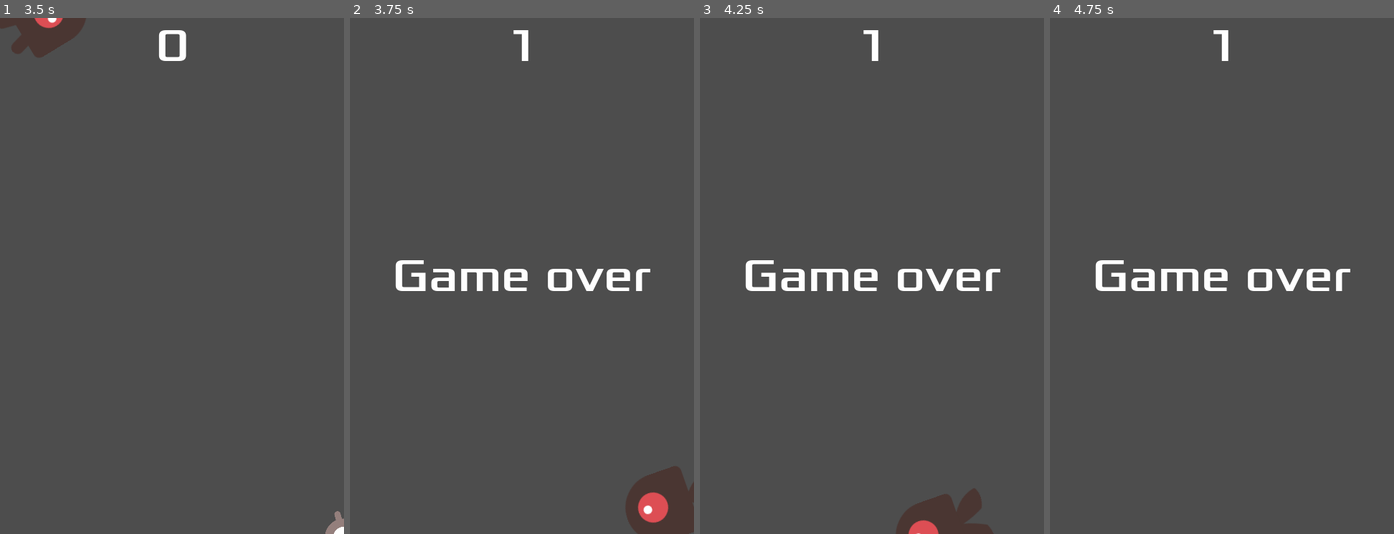
Above: before the commit, frames 1-4 (left to right).
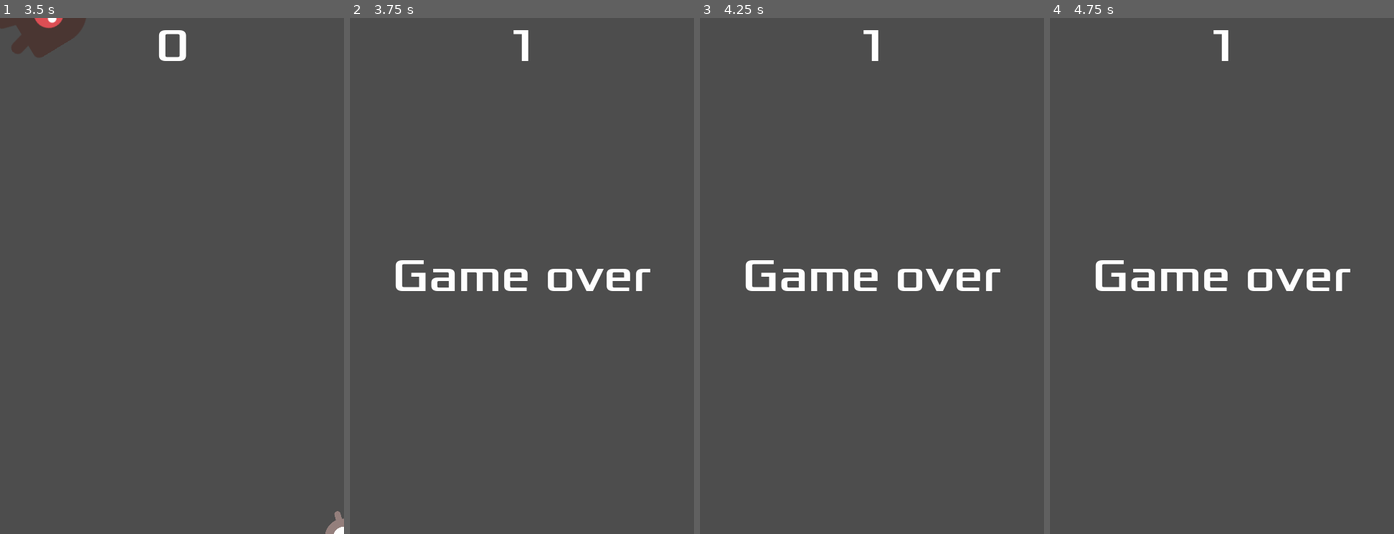
Above: after the commit, the same moments.

Repository: artahadhahd/my-first-godot-game
Game: Godot game, scene res://main.tscn
Two runs of this game, one before a commit and one after it. Both use one fixed random seed, a clock stepped at 60 frames per second and the inputs below.
Inputs:
- Up to frame 1 (3.5 s): click "Start" at 0.5 s; tap Enter at 1.25 s; hold D (go_right) 1.28-2.03 s; hold S (go_down) 2.03-2.78 s; hold D (go_right) from 2.78 s (still down)
- Up to frame 2 (3.75 s): release D (go_right) at 3.53 s; hold W (go_up) from 3.53 s (still down)
- Up to frame 3 (4.25 s): keep holding W (go_up)
- Up to frame 4 (4.75 s): release W (go_up) at 4.28 s; hold A (go_left) from 4.28 s (still down)

Frame 1 is identical in both runs. In frame 2, 2.1% of the frame differs, in the area x 80-100%, y 86-100%; in frame 3, 1.5%; in frame 4, nothing differs.

Commit message:
fixed a few bugs

Diff:
--- a/main.gd
+++ b/main.gd
@@ -3,14 +3,12 @@
 @export var mob_scene: PackedScene
 var score
 
-func _ready():
-	pass
+func game_over():
+	# remove monsters
+	for n in get_children():
+		if n is RigidBody2D:
+			remove_child(n)
 
-func _process(_delta):
-	pass
-
-
-func game_over():
 	$ScoreTimer.stop()
 	$MobTimer.stop()
 	$HUD.show_game_over()
--- a/mob.gd
+++ b/mob.gd
@@ -7,6 +7,5 @@
 func _process(_delta):
 	pass
 
-
 func _on_visible_on_screen_notifier_2d_screen_exited():
 	queue_free()
Not shown, added: export_presets.cfg
Not shown, added: Creepers.console.exe
Not shown, added: Creepers.exe
Not shown, added: Creepers.pck
Not shown, added: cheat/a.exe
Not shown, added: cheat/main.cpp
